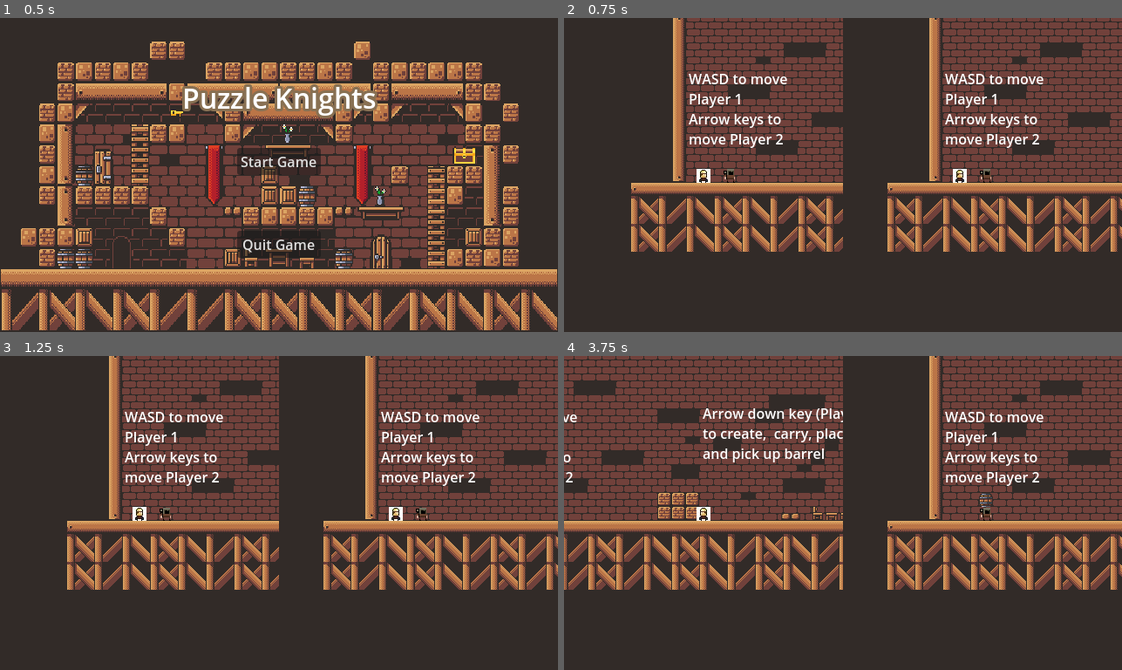
Above: before the commit, frames 1-4 (two rows, left to right).
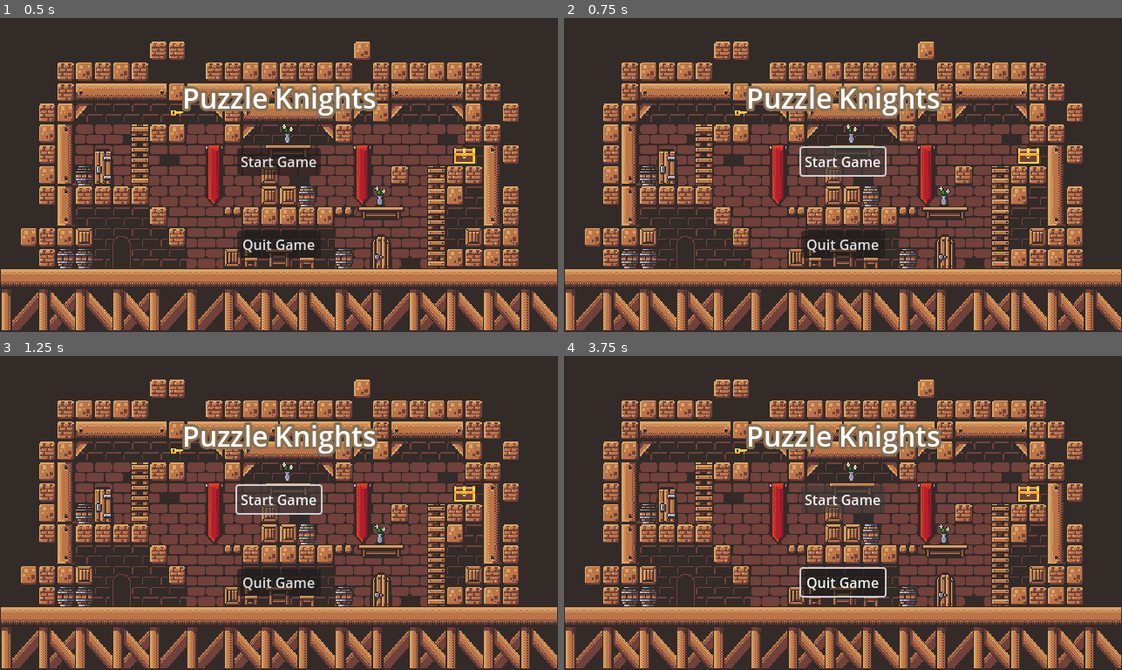
Above: after the commit, the same moments.

Repository: Darr3n2GG/Puzzle-Knights-2P-
Game: Godot game, scene res://Scenes/Main Menu/main_menu.tscn
Same seed, same stepped clock (60 frames per second), same inputs: the game is played once before the commit and once after it.
Inputs (mouse positions are in pixels of both pictures, inside the frame that each line leads up to):
- Up to frame 1 (0.5 s): no input
- Up to frame 2 (0.75 s): click "Start Game" at 0.5 s
- Up to frame 3 (1.25 s): no input
- Up to frame 4 (3.75 s): click (843, 500) at 1.25 s, where only the run after the commit has a clickable "Start Game"; tap Enter at 2 s; hold D (1Right) 2.03-3.53 s; tap S (1Attack) at 2.1, 3.6 s; tap W (1Up) at 2.27, 3.02 s; tap Down (2PlaceOrCarry) at 2.85 s; hold A (1Left) from 3.53 s (still down)

Frame 1 is identical in both runs. In frame 2, 61% of the frame differs, in the area x 0-100%, y 0-100%; in frame 3, 61%; in frame 4, 67%.
Error before the commit: Cannot call method 'get_child' on a null value. (res://Resources/Global.gd:15)
Error after the commit: Parse Error: Identifier "on_quit_pressed" not declared in the current scope. (res://Scenes/Main)

Commit message:
minor changes
-quit game func is in global autoload script now
-fixed naming of player script

Diff:
--- a/Characters/Players/Player.gd
+++ b/Characters/Players/Player.gd
@@ -1,4 +1,4 @@
-##CharacterBody2d script that is used by player nodes to move, jump, attack, place/carry blocks, die, win and more
+##player script that is used by player nodes to move, jump, attack, place/carry blocks, die, win and more
 class_name player
 extends CharacterBody2D
 
--- a/Resources/Global.gd
+++ b/Resources/Global.gd
@@ -38,3 +38,6 @@
 	root.get_child(root.get_child_count() - 1).get_node("HBoxContainer/LeftViewportContainer/LeftSubViewport").add_child(current_level_node)
 	var splitscreen = root.get_node("Node")
 	splitscreen._ready()
+
+func on_quit_pressed() -> void: #When clicked on quit button
+	get_tree().quit()
--- a/Scenes/Main Menu/main_menu.gd
+++ b/Scenes/Main Menu/main_menu.gd
@@ -13,6 +13,3 @@
 func on_start_pressed() -> void: #When clicked on start button
 	get_tree().change_scene_to_packed(start_level)
 	global.setup_level()
-
-func on_quit_pressed() -> void: #When clicked on quit button
-	get_tree().quit()
Not shown, added: Barrel.png.import
Not shown: 1 places in Scenes/Levels/level_1.tscn that only renumber resources
